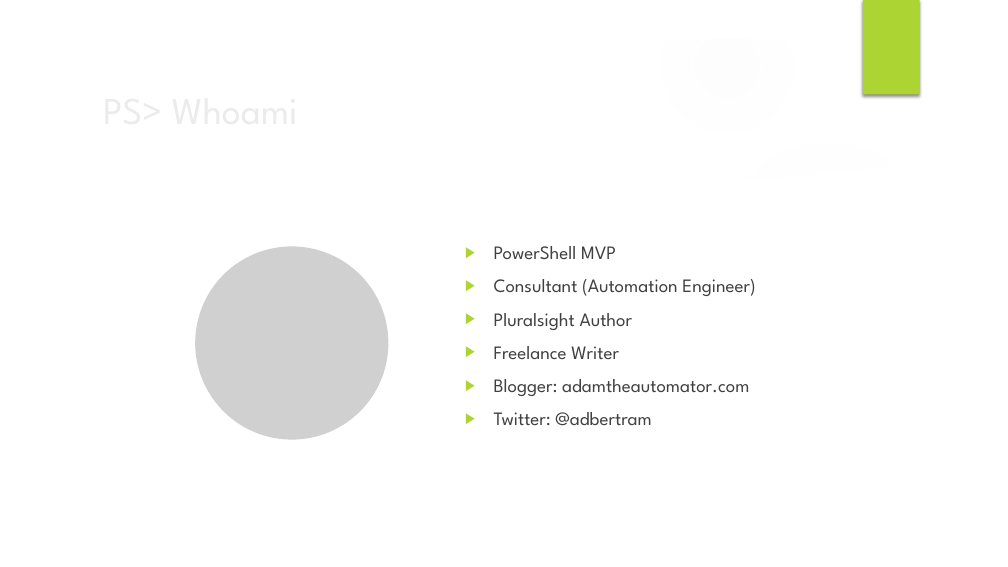
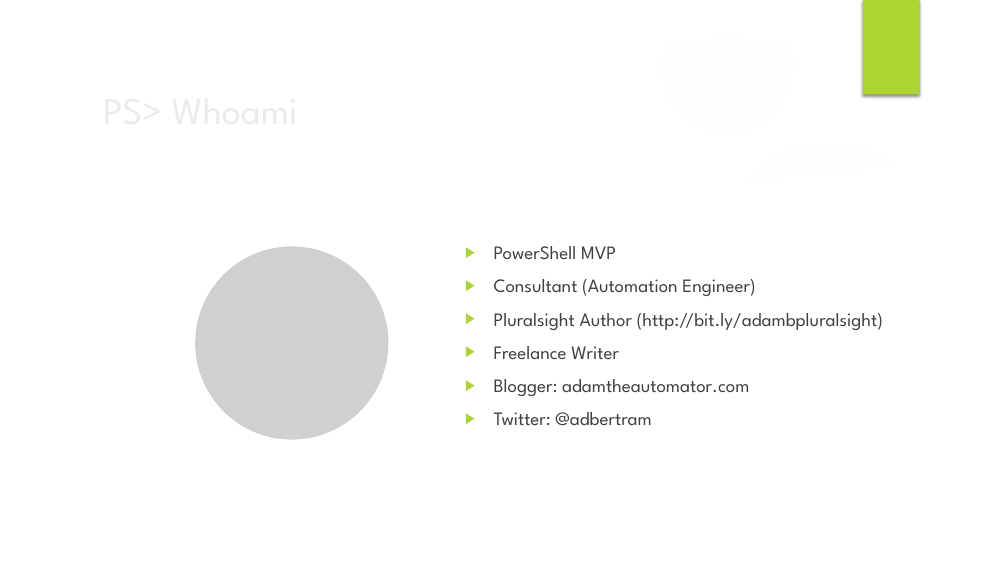
Before and after one commit to adbertram/Session-Content, a slide deck: slide 2 of Live Talks/User Group Talks/The Top 10 Worst PowerShell Script Mistakes/Slides.pptx. Drawn at 1008x567 pixels with LibreOffice and Linux fonts; fonts in the diff are those of the drawing; grey boxes stand for pictures; background and template pictures are left out. Boxes give left, top, right and bottom in pixels: in the first picture for what was removed or moved away, otherwise in the second. Text is boxed around its words. In the diff, an @@ line names an element or a change of style, - is before the commit and + after.

```diff
--- a/Live Talks/User Group Talks/The Top 10 Worst PowerShell Script Mistakes/Slides.pptx
+++ b/Live Talks/User Group Talks/The Top 10 Worst PowerShell Script Mistakes/Slides.pptx
@@ text at [494,313,883,330]: text changed @@
-▶ Pluralsight Author
+▶ Pluralsight Author (http://bit.ly/adambpluralsight)
```
Also in this commit, not shown: 16 other files.
